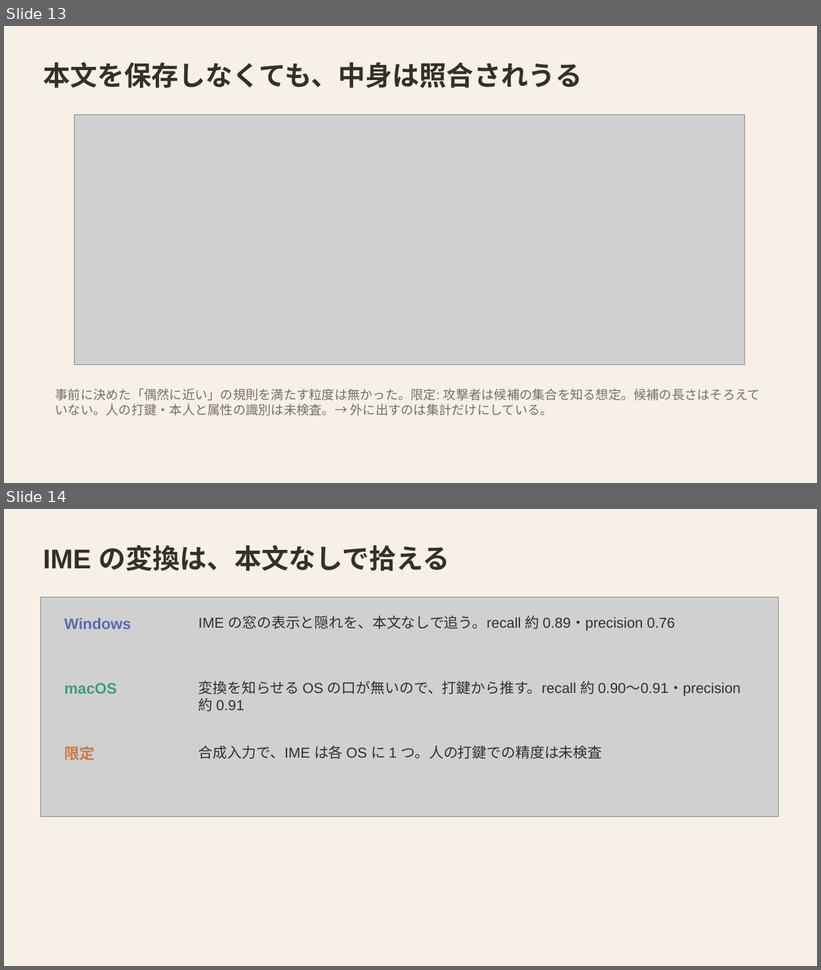
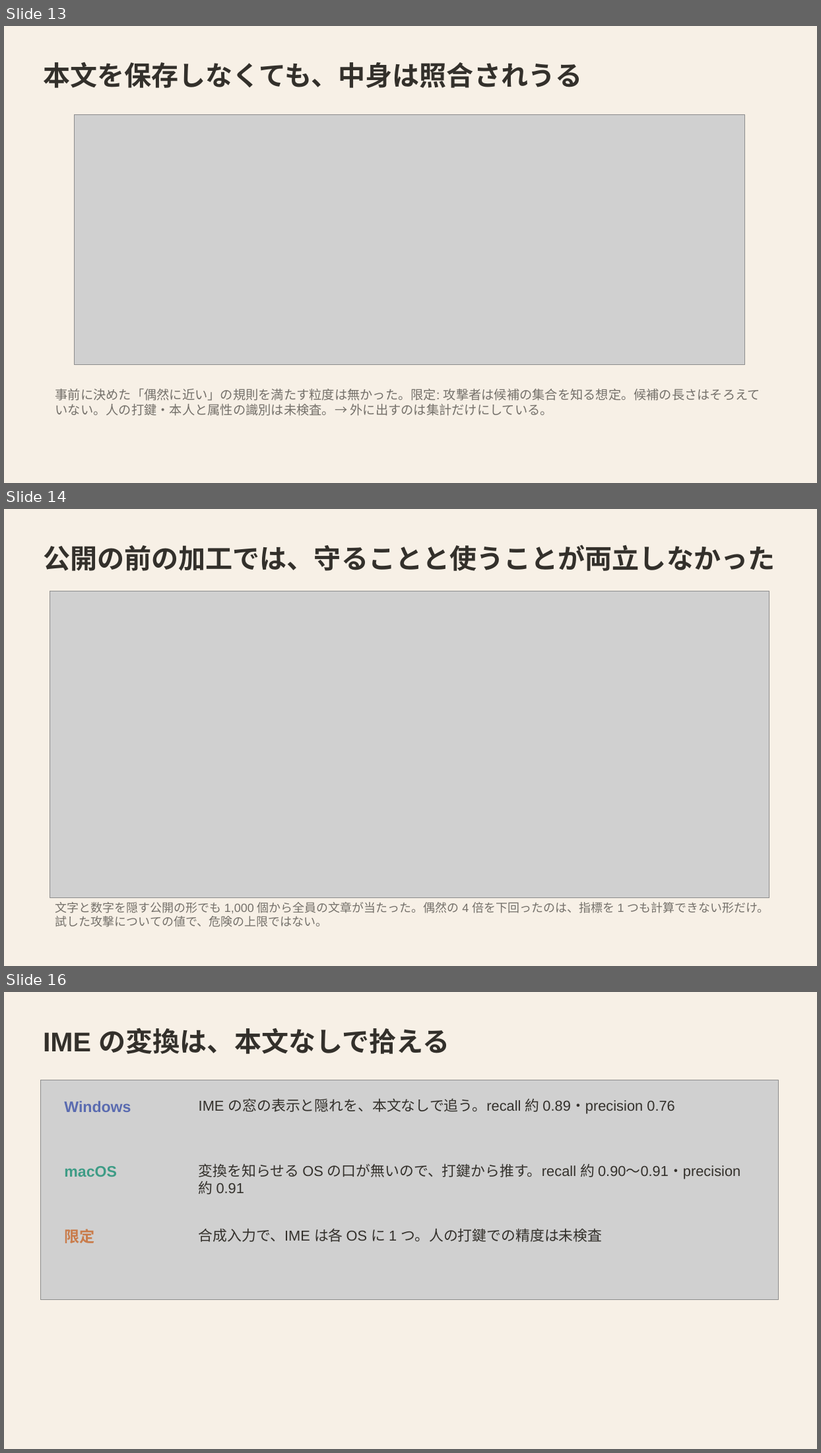
Before and after one commit to mikotomiura/GSE-prototype, a slide deck: docs/slides/project-overview/GSE_project_findings.pptx. Shown one above the other, each under a label of ours: slides 13 and 14 before the commit, slides 13, 14 and 16 after it; the slides between them are not shown. The pictures are 821x970 and 821x1453 pixels, drawn with LibreOffice and Linux fonts; fonts in the diff are those of the drawing; grey boxes stand for pictures. Boxes give left, top, right and bottom in pixels: in the first picture for what was removed or moved away, otherwise in the second. Text is boxed around its words. In the diff, an @@ line names an element or a change of style, - is before the commit and + after.

```diff
--- a/docs/slides/project-overview/GSE_project_findings.pptx
+++ b/docs/slides/project-overview/GSE_project_findings.pptx
@@ slide 14 added at [4, 509, 817, 966], background #F7F0E6 @@
@@ text added at [43, 545, 775, 571], 32 pt, text #33302B, bold @@
+公開の前の加工では、守ることと使うことが両立しなかった
@@ picture added at [50, 591, 770, 898] @@
@@ text added at [55, 902, 770, 927], 14 pt, text #74706A @@
+文字と数字を隠す公開の形でも 1,000 個から全員の文章が当たった。偶然の 4 倍を下回ったのは、指標を 1 つも計算できない形だけ。試した攻撃についての値で、危険の上限ではない。
@@ what was slide 14 is now slide 16 @@
```
Also in this commit, not shown: 2 slides changed, 1 other slide added, 8 other files.
